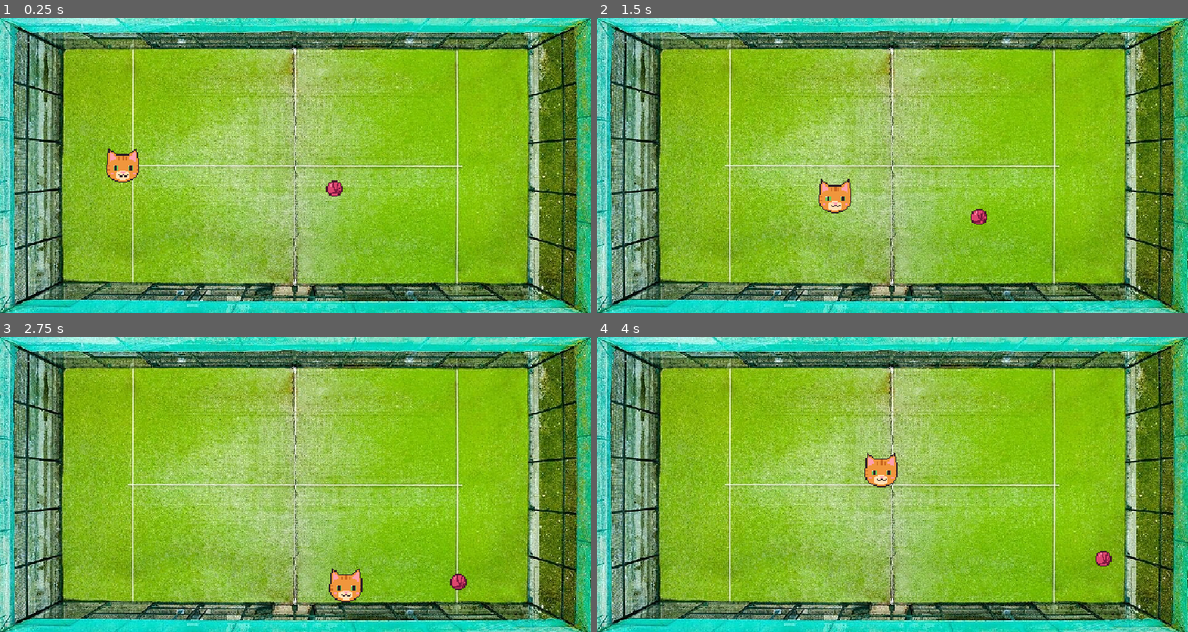
Above: before the commit, frames 1-4 (two rows, left to right).
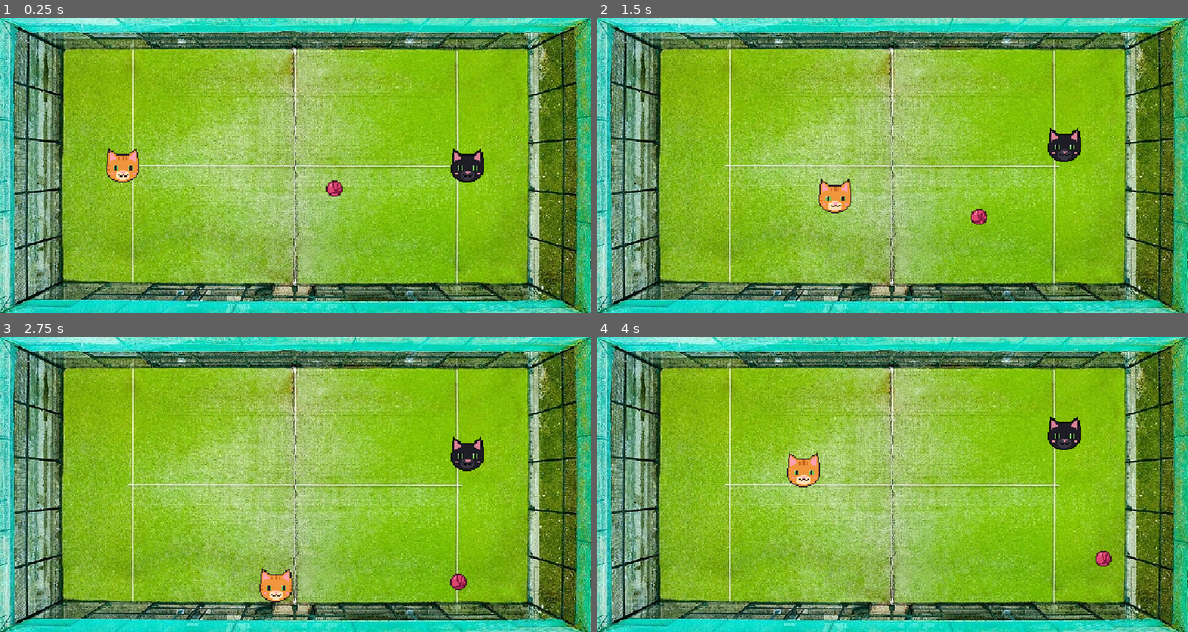
Above: after the commit, the same moments.

Repository: MartinHernandezManzano/Super_Alpha_Cat_Padel_5000
Game: Godot game, scene res://scenes/main.tscn
Same seed, same stepped clock (60 frames per second), same inputs: the game is played once before the commit and once after it.
Inputs:
- Up to frame 1 (0.25 s): no input
- Up to frame 2 (1.5 s): hold D (p1_derecha) 0.53-1.28 s; hold Space (interact, bound only before the commit) 0.53-1.28 s; tap Up (p2_arriba) at 0.8, 1.35 s; hold S (p1_abajo) from 1.28 s (still down)
- Up to frame 3 (2.75 s): tap Space (interact, bound only before the commit) at 1.55 s; release S (p1_abajo) at 2.03 s; hold D (p1_derecha) from 2.03 s (still down); hold Space (interact, bound only before the commit) from 2.03 s (still down); tap Up (p2_arriba) at 2.3 s
- Up to frame 4 (4 s): release D (p1_derecha) at 2.78 s; release Space (interact, bound only before the commit) at 2.78 s; hold W (p1_arriba) 2.78-3.53 s; tap Up (p2_arriba) at 2.85, 3.8 s; tap Space (interact, bound only before the commit) at 3.05 s; hold A (p1_izquierda) from 3.53 s (still down); hold Space (interact, bound only before the commit) from 3.53 s (still down)

The runs differ from the first frame. In frame 1, 0.5% of the frame differs, in the area x 76-82%, y 44-56%; in frame 2, 0.5%; in frame 3, 1.5%; in frame 4, 1.5%, in the area x 32-82%, y 27-51%.

Commit message:
dos gatos a la vez

Diff:
--- a/project.godot
+++ b/project.godot
@@ -66,9 +66,14 @@
 "events": [Object(InputEventKey,"resource_local_to_scene":false,"resource_name":"","device":-1,"window_id":0,"alt_press …(195 unchanged characters)…
 ]
 }
-interact={
+p1_saque={
 "deadzone": 0.2,
 "events": [Object(InputEventKey,"resource_local_to_scene":false,"resource_name":"","device":-1,"window_id":0,"alt_press …(191 unchanged characters)…
+]
+}
+p2_saque={
+"deadzone": 0.2,
+"events": [Object(InputEventKey,"resource_local_to_scene":false,"resource_name":"","device":-1,"window_id":0,"alt_pressed":false,"shift_pressed":false,"ctrl_pressed":false,"meta_pressed":false,"pressed":false,"keycode":0,"physical_keycode":4194309,"key_label":0,"unicode":0,"location":0,"echo":false,"script":null)
 ]
 }
 
--- a/scenes/main.tscn
+++ b/scenes/main.tscn
@@ -4,12 +4,16 @@
 [ext_resource type="Texture2D" uid="uid://c0etqyj3it6xu" path="res://assets/padel.jpg" id="2_sugp2"]
 [ext_resource type="PackedScene" uid="uid://cf75dvvo7wvf1" path="res://scenes/ovillo.tscn" id="3_sugp2"]
 [ext_resource type="PackedScene" uid="uid://3t0net2rvhq8" path="res://scenes/player/gato.tscn" id="4_jyhfs"]
+[ext_resource type="Texture2D" uid="uid://dy2um42n4rg6l" path="res://assets/sprites/gato_negro.png" id="5_tbgi4"]
 
 [sub_resource type="RectangleShape2D" id="RectangleShape2D_jh8fr"]
 size = Vector2(757, 40)
 
 [sub_resource type="RectangleShape2D" id="RectangleShape2D_yshh4"]
 size = Vector2(39.5, 411)
+
+[sub_resource type="RectangleShape2D" id="RectangleShape2D_lyu5e"]
+size = Vector2(8, 381)
 
 [node name="Main" type="Node2D" unique_id=1740592505]
 script = ExtResource("1_0wfyh")
@@ -47,12 +51,20 @@
 [node name="Ovillo" parent="." unique_id=1761997163 instance=ExtResource("3_sugp2")]
 position = Vector2(480, 240)
 
-[node name="Player" parent="." unique_id=918266760 instance=ExtResource("4_jyhfs")]
+[node name="Player1" parent="." unique_id=918266760 instance=ExtResource("4_jyhfs")]
 position = Vector2(200, 240)
 
-[node name="RoundTimer" type="Timer" parent="." unique_id=1691381355]
-wait_time = 30.0
-one_shot = true
+[node name="Player2" parent="." unique_id=329938618 instance=ExtResource("4_jyhfs")]
+position = Vector2(760, 240)
+jugador = 2
+textura = ExtResource("5_tbgi4")
 
-[connection signal="interact_requested" from="Player" to="." method="_on_player_interact_requested"]
-[connection signal="timeout" from="RoundTimer" to="." method="_on_round_timer_timeout"]
+[node name="Red" type="StaticBody2D" parent="." unique_id=805377532]
+position = Vector2(480, 240)
+collision_layer = 2
+
+[node name="CollisionShape2D" type="CollisionShape2D" parent="Red" unique_id=1841676989]
+position = Vector2(-1, 5)
+shape = SubResource("RectangleShape2D_lyu5e")
+
+[connection signal="interact_requested" from="Player1" to="." method="_on_player_interact_requested"]
--- a/scenes/player/gato.tscn
+++ b/scenes/player/gato.tscn
@@ -7,6 +7,7 @@
 radius = 26.0
 
 [node name="Gato" type="CharacterBody2D" unique_id=918266760]
+collision_mask = 3
 motion_mode = 1
 script = ExtResource("1_oc02r")
 
--- a/scripts/gato.gd
+++ b/scripts/gato.gd
@@ -1,19 +1,27 @@
 extends CharacterBody2D
 
-# velocidad del gato en pixeles por segundo
+# señal propia: avisa de que el jugador quiere sacar
+signal interact_requested
+
+# numero de jugador: 1 usa teclas p1_..., 2 usa teclas p2_...
+@export var jugador: int = 1
+# sprite del gato, si se deja vacio usa el que trae la escena
+@export var textura: Texture2D
 @export var velocidad: float = 250.0
 
-# señal propia: avisa de que el jugador quiere interactuar
-signal interact_requested
+func _ready() -> void:
+	# si le hemos puesto otra textura desde el inspector la cargamos
+	if textura:
+		$Sprite2D.texture = textura
 
 func _physics_process(_delta: float) -> void:
-	# lee las 4 teclas y devuelve la direccion como vector (x, y)
-	var direccion := Input.get_vector("p1_izquierda", "p1_derecha", "p1_arriba", "p1_abajo")
+	# monta el nombre de las acciones segun el jugador, ej: "p2_arriba"
+	var p := "p" + str(jugador) + "_"
+	var direccion := Input.get_vector(p + "izquierda", p + "derecha", p + "arriba", p + "abajo")
 	velocity = direccion * velocidad
-	# mueve el gato y si choca con algo se para o se desliza
 	move_and_slide()
 
 func _unhandled_input(event: InputEvent) -> void:
-	# si se pulsa la tecla de interact, emite la señal
-	if event.is_action_pressed("interact"):
+	# cada jugador saca con su propia tecla
+	if event.is_action_pressed("p" + str(jugador) + "_saque"):
 		interact_requested.emit()
--- a/scripts/main.gd
+++ b/scripts/main.gd
@@ -1,20 +1,5 @@
 extends Node2D
-
-func _ready() -> void:
-	# arranca la cuenta atras de la ronda al empezar
-	$RoundTimer.start()
 
 func _on_player_interact_requested() -> void:
 	print("Interacción recibida")
-	# si el ovillo se esta moviendo lo para, y si esta parado lo reanuda
 	$Ovillo.set_physics_process(not $Ovillo.is_physics_processing())
-		# pausa o reanuda la cuenta atras junto con el ovillo
-	$RoundTimer.paused = not $RoundTimer.paused
-
-func _on_round_timer_timeout() -> void:
-	# se acabo el tiempo: el gato deja de moverse y de escuchar el espacio
-	$Player.set_physics_process(false)
-	$Player.set_process_unhandled_input(false)
-	# el ovillo tambien se para
-	$Ovillo.set_physics_process(false)
-	print("Fin de la ronda")
